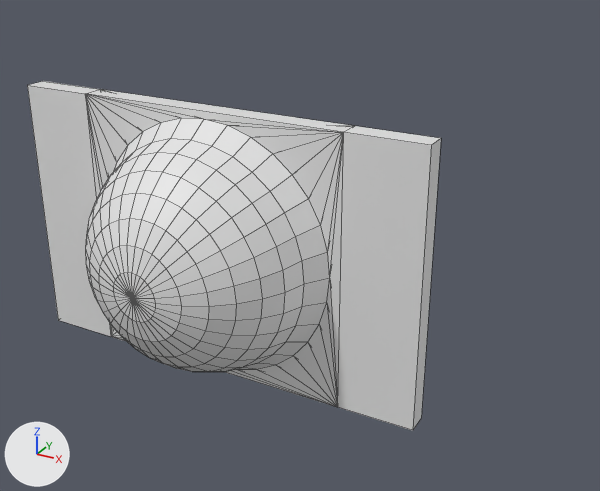
An edit to the Blender file Assets/GameObjects/Tools/SpaceShip/SpaceShip.blend, drawn before and after from the same camera.
Before and after are seen from a 50 mm camera at (7.94, -15.51, 11.85) aimed at (-0.04, -0.99, 4.59). Arrows for +X, +Y and +Z are at lower left; the lights stay in place. Mesh edges are drawn as thin lines.

Objects in the first picture: 'CrockPot'.
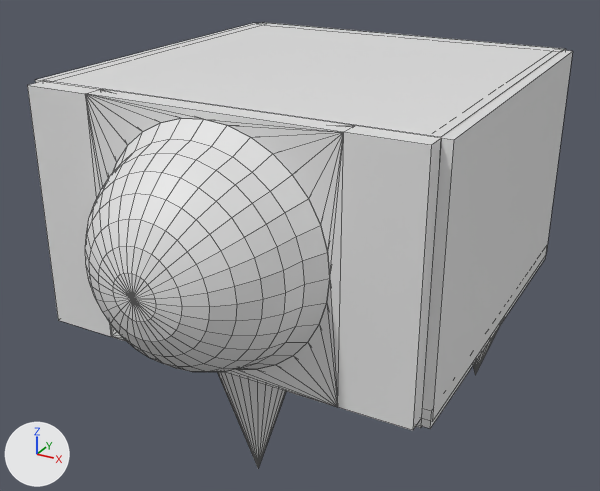
Edits to the scene script, one JSON object a line:
```json
{"block": "me_sphere_002", "where": "# used by ob_crockpot; location = (0.0, -4.37, 5.82); rotation_euler = (4.712, 0.0, 0.0), in degrees (270, 0, 0); scale = (2.17, 2.17, 2.17)"}
{"op": "remove", "block": "me_sphere_002", "code": "me_sphere_002.from_pydata(...)  # 273 vertices, 340 faces; spans x -1.84..1.84, y -1.16..1.14, z -1.0..0.17"}
{"op": "add", "block": "me_sphere_002", "code": "me_sphere_002.from_pydata(...)  # 337 vertices, 404 faces; spans x -1.84..1.84, y -1.16..1.14, z -1.0..0.17"}
{"block": "me_sphere_002", "change": "me_sphere_002 part 1"}
{"block": "me_sphere_002", "change": "52 faces are deleted"}
{"block": "me_sphere_002", "change": "64 vertices are added at x -1.1..1.1, y -1.1..1.1, z -0.01"}
{"block": "me_sphere_002", "change": "114 new faces join them, mat_glass (white #e7e7e7)"}
{"block": "me_sphere_002", "change": "2 new faces join them, mat_material_003 (white #e7e7e7)"}
{"op": "remove", "block": "ob_wallleft", "code": "ob_wallleft.hide_set(True)"}
{"op": "remove", "block": "ob_wallback", "code": "ob_wallback.hide_set(True)"}
{"op": "remove", "block": "ob_walltop", "code": "ob_walltop.hide_set(True)"}
{"op": "remove", "block": "ob_wallright", "code": "ob_wallright.hide_set(True)"}
{"op": "remove", "block": "ob_legbottomleft", "code": "ob_legbottomleft.hide_set(True)"}
{"op": "remove", "block": "ob_legforward", "code": "ob_legforward.hide_set(True)"}
{"op": "remove", "block": "ob_wallbottom", "code": "ob_wallbottom.hide_set(True)"}
{"op": "remove", "block": "ob_wallbottomhiddencolliderleft", "code": "ob_wallbottomhiddencolliderleft.hide_set(True)"}
```

Changed parts and their boxes [x1, y1, x2, y2] in the pictures (600 x 491 px):
```json
{"object": "WallTop", "change": "shown", "after": [43, 23, 564, 138]}
{"object": "WallLeft", "change": "shown", "after": [421, 50, 573, 422]}
{"object": "LegForward", "change": "shown", "after": [217, 372, 286, 468]}
{"object": "WallBottomHiddenColliderLeft", "change": "shown", "after": [421, 255, 546, 429]}
{"object": "WallRight", "change": "shown", "after": [35, 23, 257, 83]}
{"object": "WallBack", "change": "shown", "after": [264, 22, 566, 50]}
{"object": "LegBottomLeft", "change": "shown", "after": [473, 326, 500, 375]}
{"object": "WallBottom", "change": "shown", "after": [416, 418, 422, 428]}
{"part": 1, "of": "me_sphere_002", "change": "built on", "before": [86, 94, 340, 369], "after": [86, 94, 340, 369]}
```
